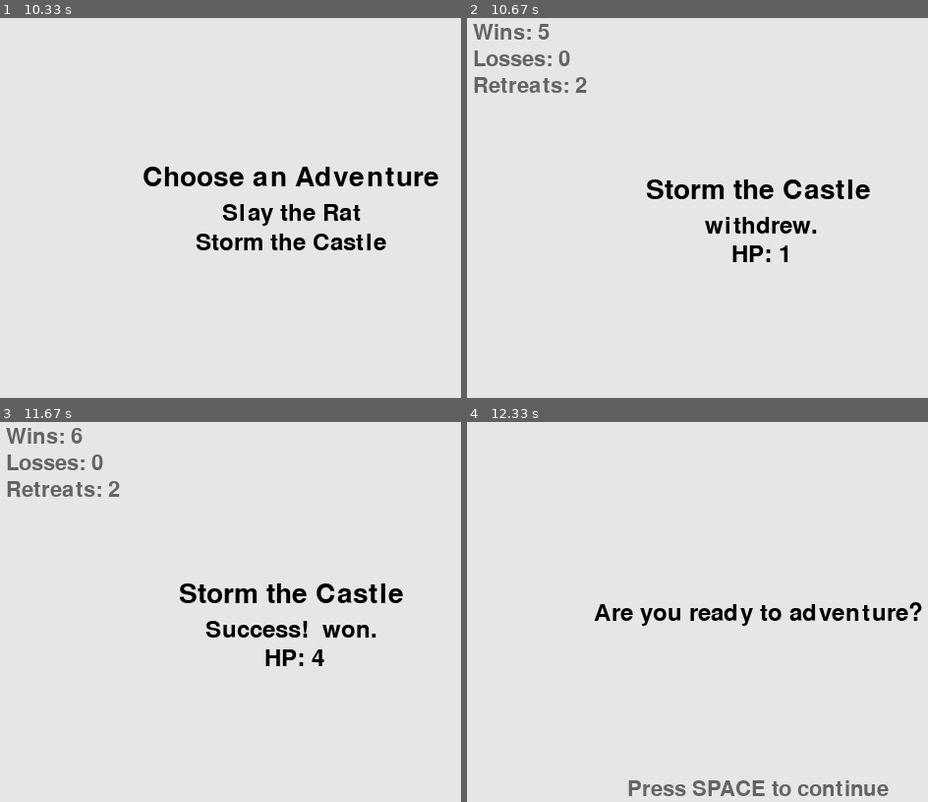
Above: before the commit, frames 1-4 (two rows, left to right).
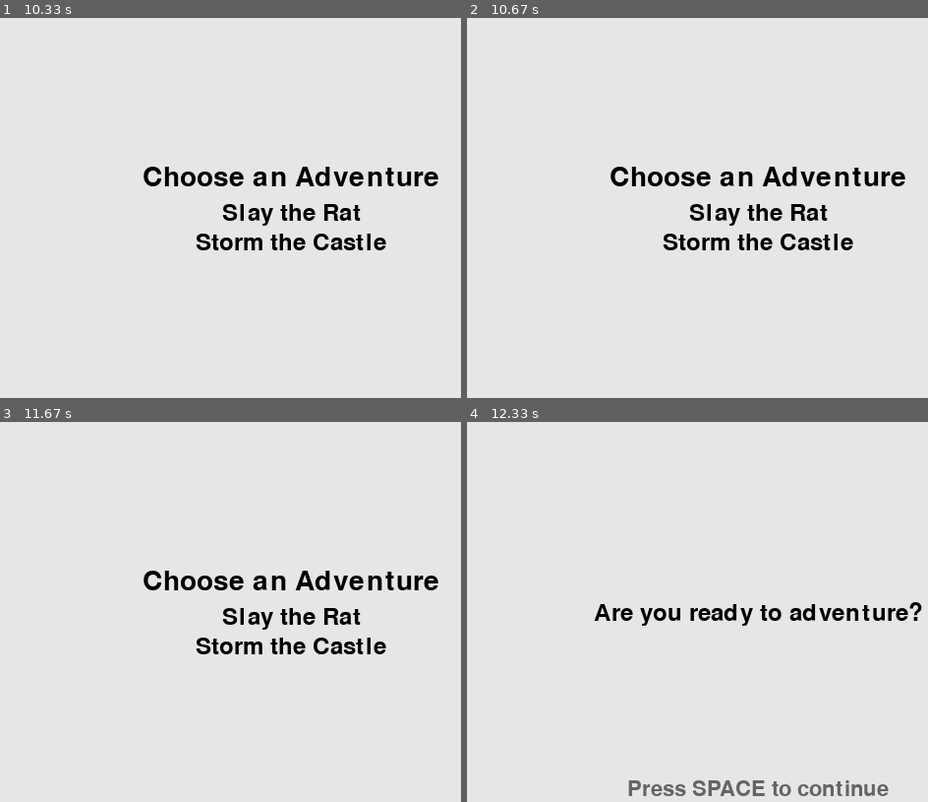
Above: after the commit, the same moments.

Repository: Josef-Gray/adorable-hopelessness
Game: pygame game, started from adhop.py
The game is run twice, just before and just after one commit, with the same random seed, the same clock (stepped at 60 frames per second) and the same inputs.
Inputs (mouse positions are in pixels of both pictures, inside the frame that each line leads up to):
- Up to frame 1 (10.33 s): tap Enter at 0.33 s; click (147, 128) at 0.72 s; click (290, 211) at 1.05 s; click (133, 318) at 1.38 s; click (outside the picture) at 1.72 s; click (290, 242) at 2.45 s; click (267, 113) at 2.78 s; click (336, 177) at 3.12 s; click (290, 211) at 3.85 s; click (253, 318) at 4.18 s; click (235, 272) at 4.52 s; click (327, 234) at 4.85 s; click (138, 265) at 5.18 s; click (313, 223) at 5.52 s; click (290, 242) at 6.25 s; click (299, 200) at 6.58 s; click (outside the picture) at 6.92 s; click (281, 223) at 8.05 s; click (262, 101) at 8.38 s; click (202, 173) at 8.72 s
- Up to frame 2 (10.67 s): click (729, 230) at 10.65 s
- Up to frame 3 (11.67 s): click (129, 623) at 10.98 s; click (198, 490) at 11.32 s; click (258, 650) at 11.65 s
- Up to frame 4 (12.33 s): click (904, 676) at 11.98 s; click (outside the picture) at 12.32 s

Frame 1 is identical in both runs. In frame 2, 6.0% of the frame differs, in the area x 1-96%, y 1-65%; in frame 3, 6.2%; in frame 4, nothing differs.

Commit message:
Move adventure menu screen into a class.

Diff:
--- a/adhop.py
+++ b/adhop.py
@@ -5,7 +5,6 @@
 import init
 from stats import Statistics
 import screen
-from adventure import choose_adventure
 from mission import MissionList
 
 def main():
@@ -34,7 +33,8 @@
         screen.ReadyScreen(bg_surface, bg_color).run()
 
         # Choose an adventure
-        choose_adventure(bg_surface, bg_color, mission_list)
+        screen.AdventureMenuScreen(bg_surface, bg_color,
+                mission_list).run()
 
         # Run adventure
         screen.AdventureResultScreen(bg_surface, bg_color, stats,
--- a/adventure.py
+++ /dev/null
@@ -1,72 +0,0 @@
-"""Functions for running adventures and displaying intro and results."""
-
-import sys
-import pygame
-
-def choose_adventure(bg_surface, bg_color, mission_list):
-    text_color = (0, 0, 0)
-    heading_font = pygame.font.SysFont(None, 42)
-    title_font = pygame.font.SysFont(None, 36)
-
-    heading_msg = "Choose an Adventure"
-
-    # Render heading_msg
-    heading_msg_image = heading_font.render(heading_msg, True, text_color)
-    heading_msg_image_rect = heading_msg_image.get_rect()
-
-    # Grab bottom position of the heading for spacing next list entry
-    last_msg_bottom = heading_msg_image_rect.bottom + 5
-
-    # Render mission titles in list
-    title_msgs = []
-    for mission in mission_list.missions:
-        title_msg = mission.title
-
-        # Render title_msg and position centered below last line
-        title_msg_image = title_font.render(title_msg, True, text_color)
-        title_msg_rect = title_msg_image.get_rect()
-        title_msg_rect.centerx = heading_msg_image_rect.centerx
-        title_msg_rect.top = last_msg_bottom + 5
-        title_msgs.append(
-                {'mission': mission,
-                    'image': title_msg_image, 'rect': title_msg_rect})
-
-        last_msg_bottom = title_msg_rect.bottom
-
-    # Create surface with width from heading and height from last msg.
-    # This assumes that heading is always the longest string.
-    surface = pygame.Surface((heading_msg_image_rect.width,
-                             last_msg_bottom))
-    surface_rect = surface.get_rect()
-    bg_surface_rect = bg_surface.get_rect()
-    surface_rect.center = bg_surface_rect.center
-
-    while True:
-        for event in pygame.event.get():
-            if event.type == pygame.QUIT:
-                sys.exit()
-            elif event.type == pygame.MOUSEBUTTONDOWN:
-                for title_msg in title_msgs:
-                    rect = pygame.Rect(
-                            (title_msg['rect'].x + surface_rect.x,
-                                title_msg['rect'].y + surface_rect.y),
-                            (title_msg['rect'].width,
-                                title_msg['rect'].height))
-                    if rect.collidepoint(pygame.mouse.get_pos()):
-                        mission_list.set_active_mission(title_msg['mission'])
-                        return
-
-        bg_surface.fill(bg_color)
-        # Have to use background color, not surface.set_alpha(0)
-        # See https://github.com/renpy/pygame_sdl2/issues/24
-        surface.fill(bg_color)
-
-        # Draw text on surface
-        surface.blit(heading_msg_image, (0,0))
-        for title_msg in title_msgs:
-            surface.blit(title_msg['image'], title_msg['rect'])
-
-        # Draw surface to bg_surface
-        bg_surface.blit(surface, surface_rect)
-
-        pygame.display.flip()
--- a/screen.py
+++ b/screen.py
@@ -74,17 +74,17 @@
     def draw_objects(self):
         """Draw the prompt for game readiness."""
         # Render question and position in the center of bg_surface.
-        ready = "Are you ready to adventure?"
-        ready_image = self.basic_font.render(ready, True, self.text_color)
+        ready_msg = "Are you ready to adventure?"
+        ready_image = self.basic_font.render(ready_msg, True, self.text_color)
         ready_image_rect = ready_image.get_rect()
         ready_image_rect.center = self.bg_surface_rect.center
 
         # Render instruction and position at the center bottom of
         # bg_surface.
-        inst = "Press SPACE to continue"
+        inst_msg = "Press SPACE to continue"
         inst_text_color = (100, 100, 100)
         inst_font = pygame.font.SysFont(None, 32)
-        inst_image = inst_font.render(inst, True, inst_text_color)
+        inst_image = inst_font.render(inst_msg, True, inst_text_color)
         inst_image_rect = inst_image.get_rect()
         inst_image_rect.centerx = self.bg_surface_rect.centerx
         inst_image_rect.bottom = self.bg_surface_rect.bottom - 10
@@ -92,6 +92,77 @@
         # Draw messages.
         self.bg_surface.blit(ready_image, ready_image_rect)
         self.bg_surface.blit(inst_image, inst_image_rect)
+
+
+class AdventureMenuScreen(Screen):
+    """The "choose an adventure" screen."""
+
+    def __init__(self, bg_surface, bg_color, mission_list):
+        """Initialize screen attributes."""
+        super().__init__(bg_surface, bg_color)
+        self.mission_list = mission_list
+        self.prep_objects()
+
+    def catch_special_events(self, event):
+        """Catch screen-specific events."""
+        if event.type == pygame.MOUSEBUTTONDOWN:
+            for title_msg in self.title_msgs:
+                rect = pygame.Rect(
+                        (title_msg['rect'].x + self.menu_surface_rect.x,
+                            title_msg['rect'].y + self.menu_surface_rect.y),
+                        (title_msg['rect'].width,
+                            title_msg['rect'].height))
+                if rect.collidepoint(pygame.mouse.get_pos()):
+                    self.mission_list.set_active_mission(title_msg['mission'])
+                    self.active = False
+
+    def draw_objects(self):
+        """Draw screen objects."""
+        # Fill background color
+        self.menu_surface.fill(self.bg_color)
+
+        # Draw to menu_surface
+        self.menu_surface.blit(self.heading_msg_image, (0,0))
+        for title_msg in self.title_msgs:
+            self.menu_surface.blit(title_msg['image'],
+                    title_msg['rect'])
+
+        # Draw menu to bg_surface
+        self.bg_surface.blit(self.menu_surface, self.menu_surface_rect)
+
+    def prep_objects(self):
+        """Prepare fixed objects for drawing to the screen."""
+        heading_msg = "Choose an Adventure"
+
+        # Render heading_msg
+        self.heading_msg_image = self.title_font.render(heading_msg, True, self.text_color)
+        heading_msg_image_rect = self.heading_msg_image.get_rect()
+
+        # Grab bottom position of the heading for spacing next list entry
+        last_msg_bottom = heading_msg_image_rect.bottom + 5
+
+        # Render mission titles in list
+        self.title_msgs = []
+        for mission in self.mission_list.missions:
+            title_msg = mission.title
+
+            # Render title_msg and position centered below last line
+            title_msg_image = self.basic_font.render(title_msg, True, self.text_color)
+            title_msg_rect = title_msg_image.get_rect()
+            title_msg_rect.centerx = heading_msg_image_rect.centerx
+            title_msg_rect.top = last_msg_bottom + 5
+            self.title_msgs.append(
+                    {'mission': mission,
+                        'image': title_msg_image, 'rect': title_msg_rect})
+
+            last_msg_bottom = title_msg_rect.bottom
+
+        # Create surface with width from heading and height from last msg.
+        # This assumes that heading is always the longest string.
+        self.menu_surface = pygame.Surface((heading_msg_image_rect.width,
+                                 last_msg_bottom))
+        self.menu_surface_rect = self.menu_surface.get_rect()
+        self.menu_surface_rect.center = self.bg_surface_rect.center
 
 
 class AdventureResultScreen(Screen):
